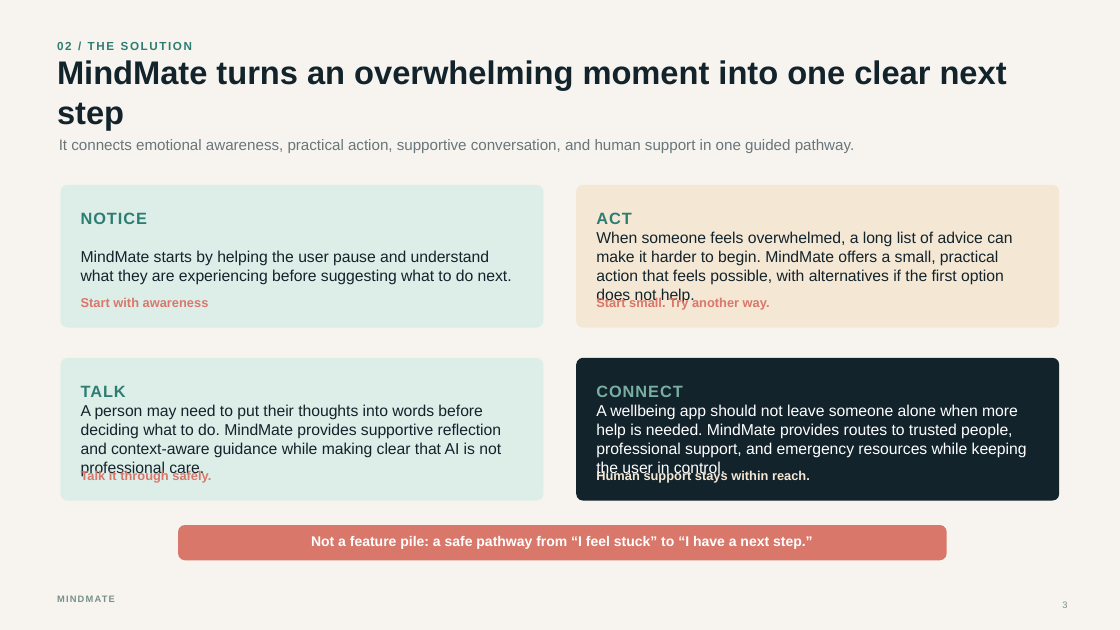
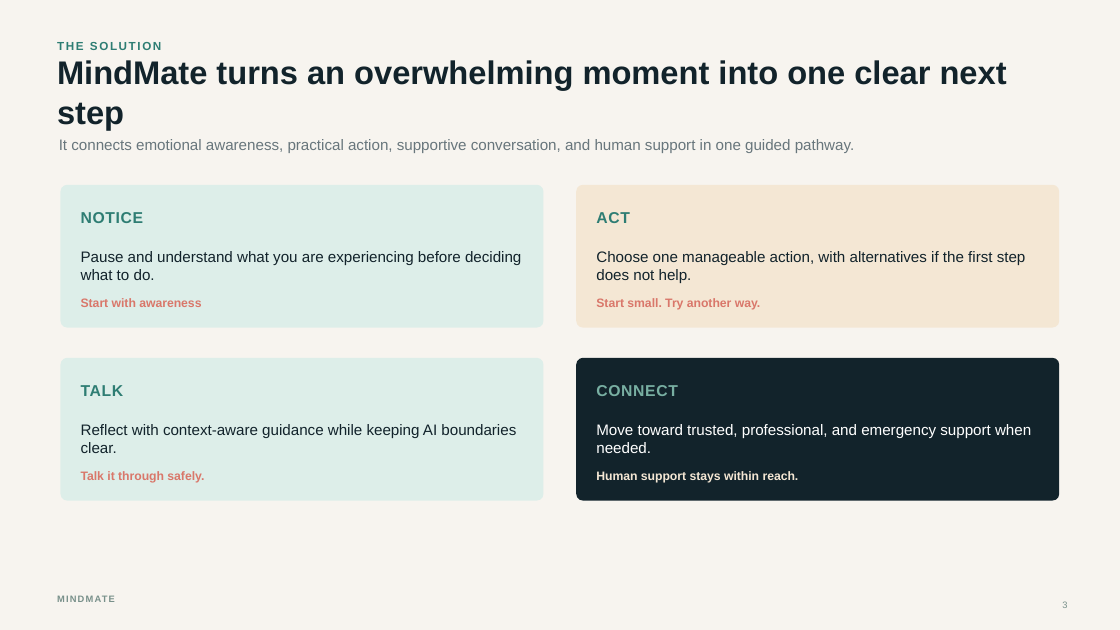
Before and after one commit to Tor3x-Coder/mindmate, a slide deck: slide 3 of presentation/MindMate_Competition_Presentation.pptx. Drawn at 1120x630 pixels with LibreOffice and Linux fonts; fonts in the diff are those of the drawing. Boxes give left, top, right and bottom in pixels: in the first picture for what was removed or moved away, otherwise in the second. Text is boxed around its words. In the diff, an @@ line names an element or a change of style, - is before the commit and + after.

```diff
--- a/presentation/MindMate_Competition_Presentation.pptx
+++ b/presentation/MindMate_Competition_Presentation.pptx
@@ text at [57, 42, 161, 50]: text changed @@
-02 / THE SOLUTION
+THE SOLUTION
@@ text at [81, 251, 521, 280]: text changed; size 13.5 to 13 pt @@
-MindMate starts by helping the user pause and understand what they are experiencing before suggesting what to do next.
+Pause and understand what you are experiencing before deciding what to do.
@@ text at [596, 251, 1026, 283]: text changed; size 13.5 to 13 pt @@
-When someone feels overwhelmed, a long list of advice can make it harder to begin. MindMate offers a small, practical action that feels possible, with alternatives if the first option does not help.
+Choose one manageable action, with alternatives if the first step does not help.
@@ size 14 to 13.5 pt, letter spacing 0.8 to 0.6 pt in 4 elements at [81, 212, 144, 223], [596, 212, 630, 223], [81, 385, 124, 396], [596, 385, 678, 396] @@
@@ text at [81, 424, 516, 453]: text changed; size 13.5 to 13 pt @@
-A person may need to put their thoughts into words before deciding what to do. MindMate provides supportive reflection and context-aware guidance while making clear that AI is not professional care.
+Reflect with context-aware guidance while keeping AI boundaries clear.
@@ text at [596, 424, 1031, 453]: text changed; size 13.5 to 13 pt @@
-A wellbeing app should not leave someone alone when more help is needed. MindMate provides routes to trusted people, professional support, and emergency resources while keeping the user in control.
+Move toward trusted, professional, and emergency support when needed.
@@ size 11 to 10.5 pt in 4 elements at [81, 298, 201, 307], [596, 298, 760, 310], [81, 471, 204, 483], [596, 471, 799, 483] @@
@@ rounded rectangle removed at [178, 525, 947, 560] @@
@@ text removed at [311, 536, 813, 549] @@
-Not a feature pile: a safe pathway from “I feel stuck” to “I have a next step.”
```
Also in this commit, not shown: 6 other slides changed, 2 slides added, 4 slides removed.
